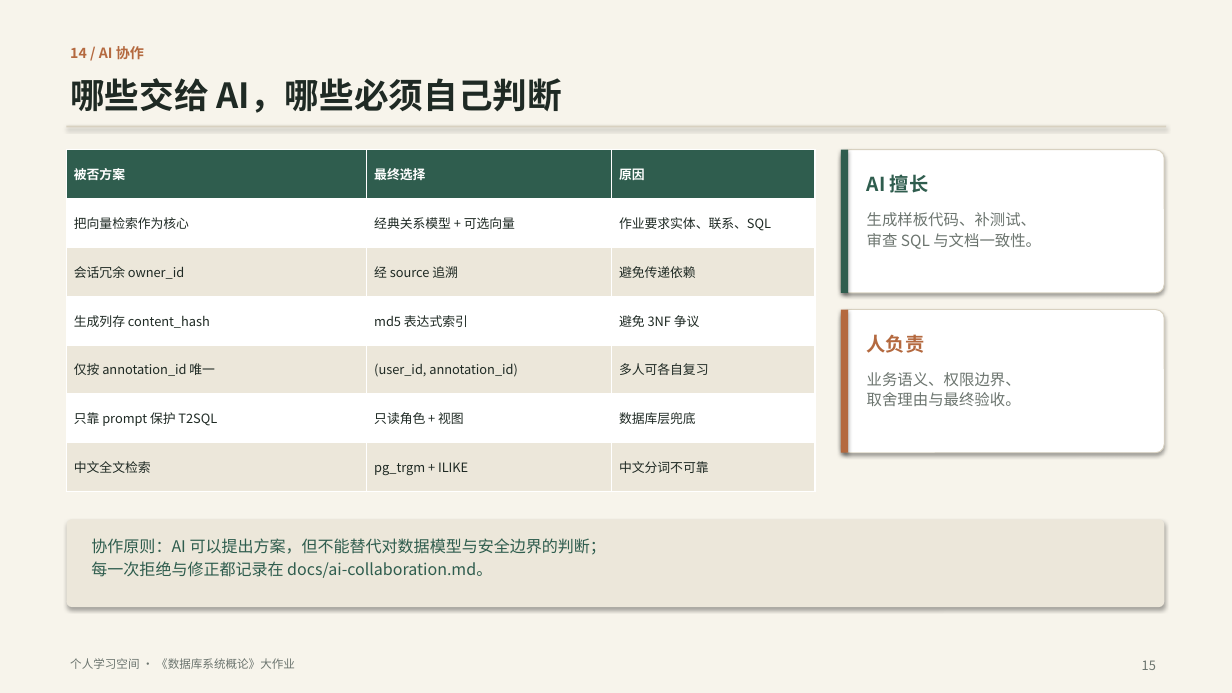
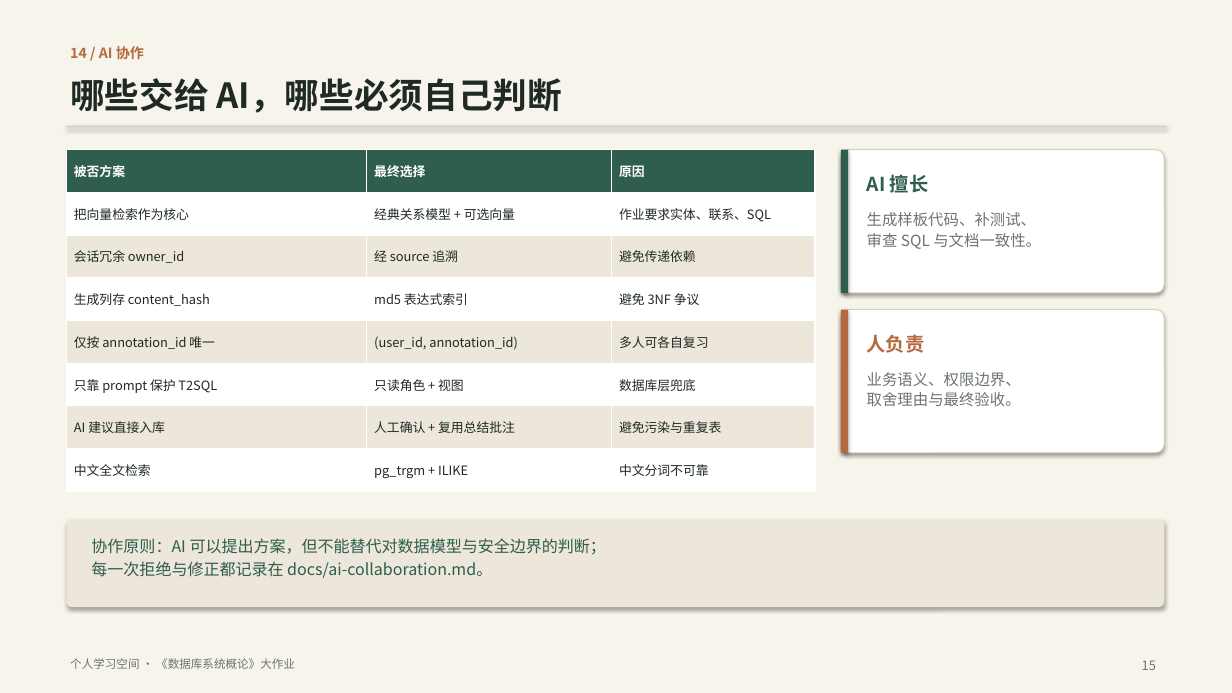
Before and after one commit to ycl-berserk/2026Database, a slide deck: slide 15 of docs/汇报.pptx. Drawn at 1232x693 pixels with LibreOffice and Linux fonts; fonts in the diff are those of the drawing. Boxes give left, top, right and bottom in pixels: in the first picture for what was removed or moved away, otherwise in the second. Text is boxed around its words. In the diff, an @@ line names an element or a change of style, - is before the commit and + after.

Commit message:
feat: 会话整理建议（AI 摘要与标签）R6
- 新增 ai_service：可选 OpenAI 兼容调用，未配置 Key 时隐藏入口
- 建议仅填入现有整理表单，人工确认后落库；摘要复用 summary 批注
- 标签统一走 tag_service.get_or_create_tag，保持幂等与配色一致
- 新增单元/集成测试、verify 检查与文档、PPT 更新

```diff
--- a/docs/汇报.pptx
+++ b/docs/汇报.pptx
@@ table at [67,150,815,492] @@
+row 7: AI 建议直接入库 | 人工确认 + 复用总结批注 | 避免污染与重复表
```
Also in this commit, not shown: 4 other slides changed, 24 other files.
